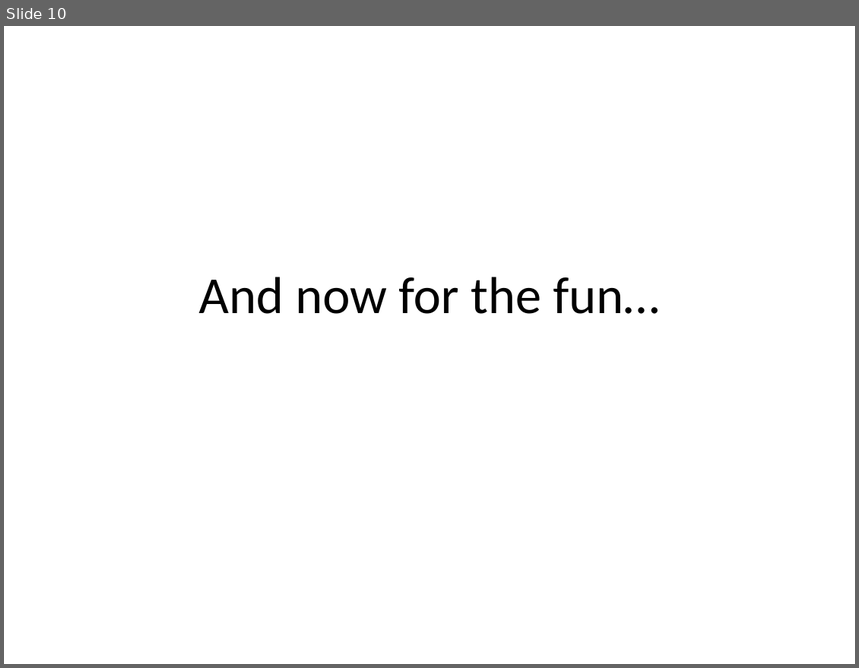
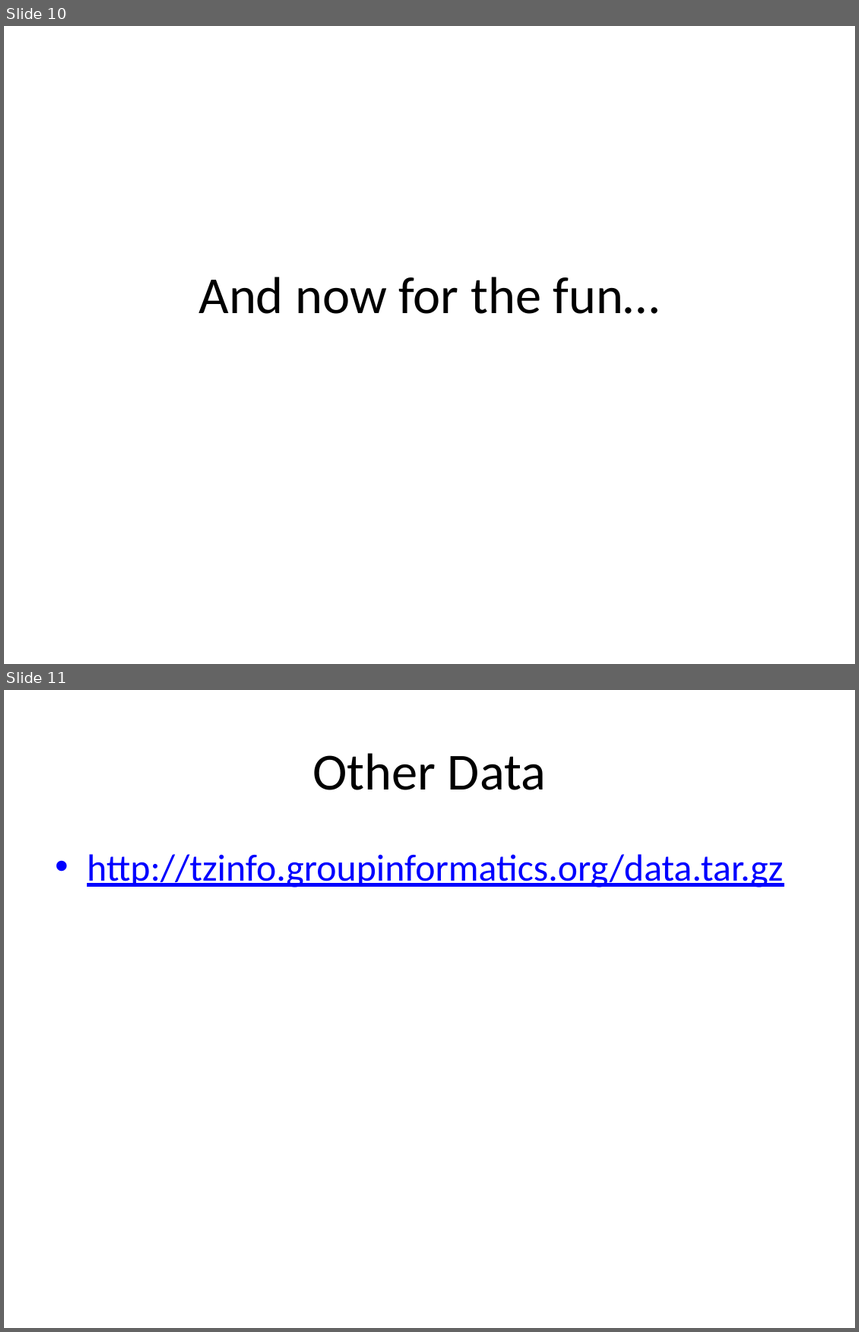
Before and after one commit to pfmiller/Group-Informatics, a slide deck: Twitter Analysis With R/ActivityOne/Analytics.pptx. Shown one above the other, each under a label of ours: slide 10 before the commit, slides 10 and 11 after it. The pictures are 859x668 and 859x1332 pixels, drawn with LibreOffice and Linux fonts; fonts in the diff are those of the drawing. Boxes give left, top, right and bottom in pixels: in the first picture for what was removed or moved away, otherwise in the second. Text is boxed around its words. In the diff, an @@ line names an element or a change of style, - is before the commit and + after.

Commit message:
Changes to Analytics

```diff
--- a/Twitter Analysis With R/ActivityOne/Analytics.pptx
+++ b/Twitter Analysis With R/ActivityOne/Analytics.pptx
@@ slide 11 added at box(4, 690, 855, 1328), background #FFFFFF @@
@@ title added at box(313, 753, 546, 790), 44 pt, text #000000 @@
+Other Data
@@ text added at box(87, 854, 783, 888), 32 pt, text #0000FF, underline @@
+• http://tzinfo.groupinformatics.org/data.tar.gz
```
